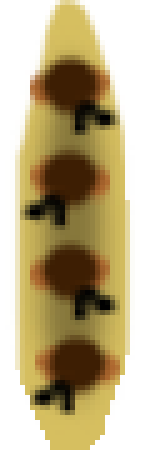
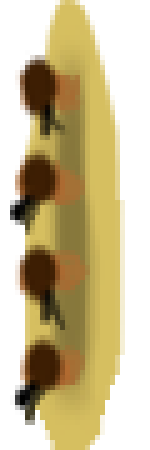
Comparing the layer stacks of the two (150, 450) images. Changes:
added layer "Half Rotated copy" above "Half Rotated" over [left=10, top=0, right=125, bottom=450]
added group "Half Rotated" with 6 layers above "Centered" over [left=10, top=0, right=125, bottom=450]
added layer "Layer 3" in group "Half Rotated" over [left=20, top=120, right=70, bottom=425]
added layer "Layer 2 copy 4" (1st of 2, in "Half Rotated") in group "Half Rotated" over [left=10, top=50, right=70, bottom=420]
added layer "Layer 2" in group "Half Rotated" over [left=45, top=70, right=90, bottom=385]
added layer "Layer 1 copy 2" (1st of 2, in "Half Rotated") in group "Half Rotated" over [left=45, top=50, right=95, bottom=410]
added layer "Layer 1 copy" (1st of 2, in "Half Rotated") in group "Half Rotated" over [left=30, top=25, right=110, bottom=435]
added layer "Layer 1" (1st of 2, in "Half Rotated") in group "Half Rotated" over [left=25, top=0, right=125, bottom=450]
moved "Layer 2 copy 4" (2nd of 2, in "Centered") into group "Centered" over [left=30, top=325, right=110, bottom=420]
moved "Layer 3 copy 4" into group "Centered" over [left=35, top=345, right=120, bottom=390]
moved "Layer 2 copy 2" into group "Centered" over [left=20, top=140, right=105, bottom=235]
moved "Layer 3 copy 2" into group "Centered" over [left=30, top=155, right=110, bottom=205]
moved "Layer 2 copy 3" into group "Centered" over [left=35, top=235, right=120, bottom=325]
moved "Layer 3 copy 3" into group "Centered" over [left=30, top=250, right=110, bottom=295]
moved "Layer 2 copy" into group "Centered" over [left=35, top=50, right=120, bottom=140]
moved "Layer 1 copy 2" (2nd of 2, in "Centered") into group "Centered" over [left=25, top=50, right=120, bottom=410]
moved "Layer 1 copy" (2nd of 2, in "Centered") into group "Centered" over [left=10, top=25, right=135, bottom=435]
moved "Layer 1" (2nd of 2, in "Centered") into group "Centered" over [left=15, top=0, right=135, bottom=450]
…and 1 more changes (1 stack)
